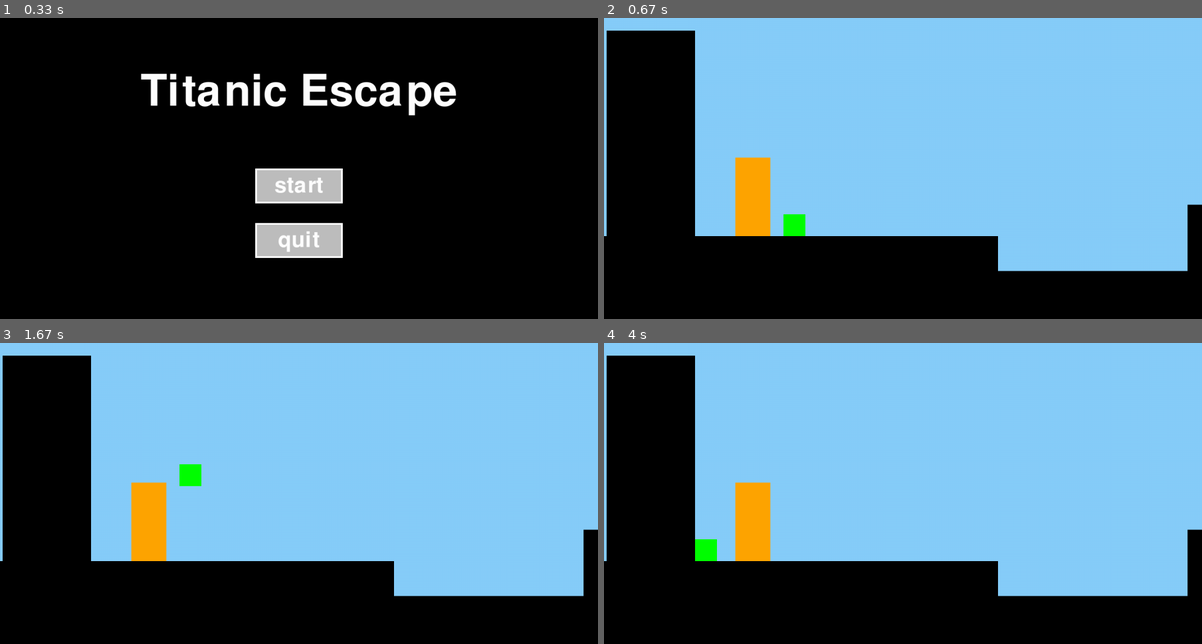
Above: before the commit, frames 1-4 (two rows, left to right).
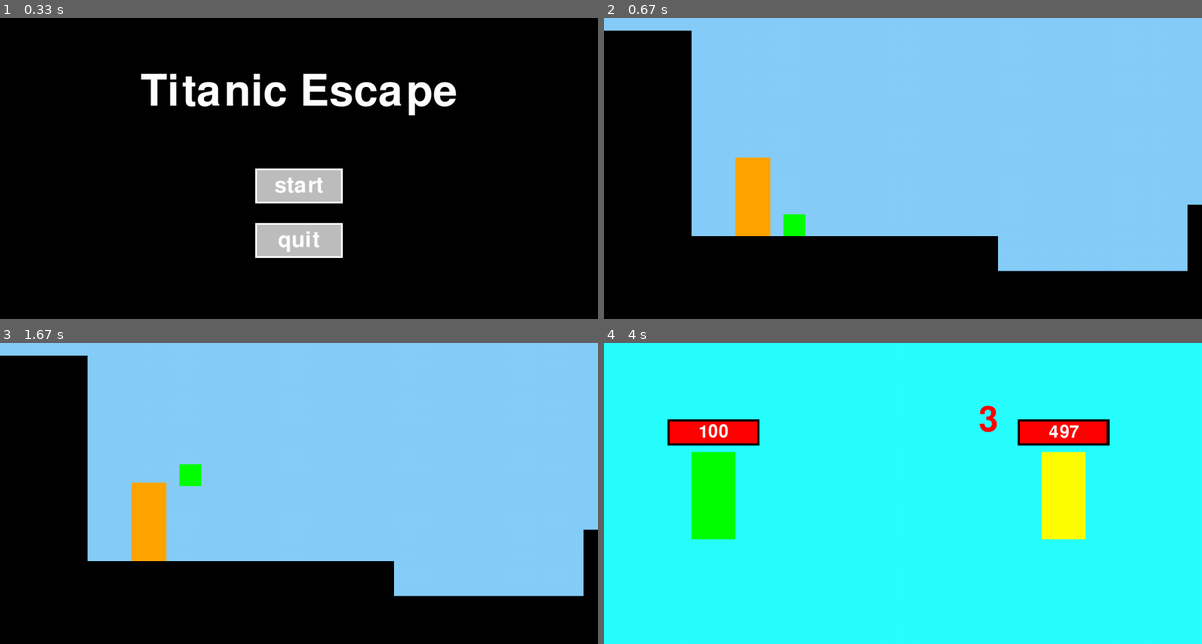
Above: after the commit, the same moments.

Repository: cast-hen/titanic_escape
Game: pygame game, started from main.py
Two runs of this game, one before a commit and one after it. Both use one fixed random seed, a clock stepped at 60 frames per second and the inputs below.
Inputs (mouse positions are in pixels of both pictures, inside the frame that each line leads up to):
- Up to frame 1 (0.33 s): no input
- Up to frame 2 (0.67 s): click "start" at 0.38 s
- Up to frame 3 (1.67 s): tap Enter at 0.67 s; hold W from 1.5 s (still down); move the mouse to (388, 388) at 1.53 s
- Up to frame 4 (4 s): release W at 1.97 s; hold A 2.5-3.03 s; click (753, 553) at 3.12 s, where only the run after the commit has a clickable "Attack"; click (759, 433) at 3.45 s; click (873, 571) at 3.78 s

Frame 1 is identical in both runs. In frame 2, 0.8% of the frame differs, in the area x 0-16%, y 4-73%; in frame 3, 0.8%; in frame 4, 100%, in the area x 0-100%, y 0-100%.

Commit message:
bugs fix en meer schermen

Diff:
--- a/common.py
+++ b/common.py
@@ -153,3 +153,14 @@
     index = waitForInput([buttonMenu])
     possibleStates = ["Menu"]
     return possibleStates[index]
+
+
+def Afstand(pos1, pos2):
+    x_afstand = pos2[0] - pos1[0]
+    y_afstand = pos2[1] - pos1[1]
+    if x_afstand < 0:
+        x_afstand *= -1
+    if y_afstand < 0:
+        y_afstand *= -1
+
+    return (x_afstand ** 2 + y_afstand ** 2) **0.5
--- a/parkour_functies.py
+++ b/parkour_functies.py
@@ -27,7 +27,7 @@
 
     def update_pos(self, platforms, CameraPosx, scene):
 
-        Collider = ""
+        Collider = []
         self.xpos += self.xspeed
         self.Rect.topleft = (self.xpos - CameraPosx, self.ypos)
 
@@ -40,7 +40,7 @@
                         self.xpos = platform.xpos + platform.width
                     self.xspeed = 0
                     self.Rect.topleft = (self.xpos - CameraPosx, self.ypos)
-                    Collider = platform.Type
+                    Collider.append(platform.Type)
 
         self.yspeed += self.mass * gravity
 
@@ -60,7 +60,7 @@
                         self.ypos = platform.ypos + platform.height
                         self.yspeed = 0
                     self.Rect.topleft = (self.xpos - CameraPosx, self.ypos)
-                    Collider = platform.Type
+                    Collider.append(platform.Type)
 
 
 
@@ -73,7 +73,7 @@
             Collider = platform.Type
         if self.xpos + self.width > WIDTH:
             self.xpos = WIDTH - self.width
-            Collider = platform.Type
+            Collider.append(platform.Type)
         self.Rect.topleft = (self.xpos - CameraPosx, self.ypos)
         return Collider
 
@@ -128,29 +128,48 @@
     CameraPosx = 0
     RespawnPos = (-900, 450)
     pos1 = (0, 0)
+    CollisionGlitch = True
 
     playerObject = Objects(-90 , 450, 50, 50, 'green', 2, 0, 0, 1, "Player")
     cube1 = Objects(-500, 500, 900, 1500, 'black', 1, 0, 0, 1, "Collider")
     cube2 = Objects(400, 580, 570, 950, 'black', 1, 0, 0, 1, "Collider")
-    cube3 = Objects(833, 428, 527, 2430, 'black', 1, 0, 0, 1, "Collider")
+    cube3 = Objects(833, 428, 600, 2430, 'black', 1, 0, 0, 1, "Collider")
     cube10 = Objects(-200, 320, 80, 180, 'orange', 1, 0, 0, 1, enemy("BOB", (255, 255, 0), 500, ["punch"], 0))
 
-    cube5 = Objects(461, 581, 412, 92, 'black', 1, 0, 0, 2, "Collider")
-    cube7 = Objects(-700, 428, 887, 245, 'black', 1, 0, 0, 2, "Collider")
-    cube8 = Objects(1109, 481, 250, 193, 'black', 1, 0, 0, 2, "Collider")
+    cube5 = Objects(461, 581, 412, 500, 'black', 1, 0, 0, 2, "Collider")
+    cube7 = Objects(-700, 428, 887, 500, 'black', 1, 0, 0, 2, "Collider")
+    cube8 = Objects(1109, 481, 350, 500, 'black', 1, 0, 0, 2, "Collider")
     cube6 = Objects(700, 300, 131, 58, 'black', 1, 0, 0, 2, "Collider")
     cube4 = Objects(344, 100, 213, 15, 'black', 1, 0, 0, 2, "Collider")
 
-    cube9 = Objects(564, 116, 3500, 612, 'black', 1, 0, 0, 4, "Collider")
-    cube11 = Objects(-500, 530, 576, 200, 'black', 1, 0, 0, 4, "Collider")
-    cube12 = Objects(365, 420, 313, 294, 'black', 1, 0, 0, 4, "Collider")
+    cube9 = Objects(564, 116, 3500, 2000, 'black', 1, 0, 0, 4, "Collider")
+    cube11 = Objects(-500, 530, 576, 500, 'black', 1, 0, 0, 4, "Collider")
+    cube12 = Objects(365, 420, 313, 500, 'black', 1, 0, 0, 4, "Collider")
     cube13 = Objects(365, 430, 313, 54, 'black', 1, 0, 0, 4, "Collider")
     cube14 = Objects(22, 200, 150, 54, 'black', 1, 0, 0, 4, "Collider")
     cube15 = Objects(-417, 93, 150, 20, 'black', 1, 0, 0, 4, "Collider")
 
-    cube16 = Objects(-494, 29, 202, 571, 'black', 1, 0, 0, 1, "Collider")
+    cube16 = Objects(-550, 29, 250, 571, 'black', 1, 0, 0, 1, "Collider")
+
+    cube17  = Objects(-500, 130, 218, 1000, 'black', 1, 0, 0, 5, "Collider")
+    cube18 =  Objects(-326, 400, 284, 500, 'black', 1, 0, 0, 5, "Collider")
+    cube19 =  Objects(69, 200, 1000, 30, 'black', 1, 0, 0, 5, "Collider")
+    cube20 =  Objects(430, 467, 70, 500, 'black', 1, 0, 0, 5, "Collider")
+    cube21 =  Objects(70, 630, 70, 500, 'black', 1, 0, 0, 5, "Collider")
+    cube22 = Objects(850, 620, 110, 500, 'black', 1, 0, 0, 5, "Collider")
+    cube23 = Objects(1223, 400, 200, 500, 'black', 1, 0, 0, 5, "Collider")
+
+    cube24 = Objects(-500, 410, 200, 700, 'black', 1, 0, 0, 6, "Collider")
+    cube25 = Objects(-27, 544, 150, 300, 'black', 1, 0, 0, 6, "Collider")
+    cube26 = Objects(425, 431, 150, 400, 'black', 1, 0, 0, 6, "Collider")
+    cube27 = Objects(828, 500, 150, 400, 'black', 1, 0, 0, 6, "Collider")
+    cube28 = Objects(1200, 380, 200, 500, 'black', 1, 0, 0, 6, "Collider")
+
     # voeg hier nieuwe platformen to zodat ze collision krijgen.
-    platforms = [cube1, cube2, cube3, cube4, cube5, cube6, cube7, cube8, cube9, cube11, cube12, cube13, cube14, cube15, cube16]
+    platforms = [cube1, cube2, cube3, cube4, cube5, cube6, cube7, cube8, cube9, cube10, cube11, cube12, cube13, cube14, cube15, cube16, cube17, cube18, cube19, cube20, cube21, cube22, cube23, cube24, cube25, cube26, cube27, cube28]
+
+    PlayerPos2 = (playerObject.xpos, playerObject.ypos)
+    PlayerPos1 = PlayerPos2
 
     # random ahhh movement fix, couldn't bother om een betere oplossig te vinden.
     keys = {"left": False, "right": False, "up": False}
@@ -163,7 +182,22 @@
         mouse = pygame.mouse.get_pos()
         clock.tick(fps)
         screen.fill((135, 206, 250))
-        Collider = playerObject.update_pos(platforms, CameraPosx, scene)
+        Colliders = playerObject.update_pos(platforms, CameraPosx, scene)
+
+        if CollisionGlitch:
+
+            if Afstand(PlayerPos1, PlayerPos2) < 50 or Afstand(PlayerPos1, PlayerPos2) > 500 :
+                PlayerPos1 = PlayerPos2
+            else:
+                (playerObject.xpos, playerObject.ypos) = PlayerPos1
+
+
+            PlayerPos2 = (playerObject.xpos, playerObject.ypos)
+        else:
+            PlayerPos2 = (playerObject.xpos, playerObject.ypos)
+            PlayerPos1 = PlayerPos2
+            CollisionGlitch = True
+
 
 #spawnt alle dingen
         if scene == 1:
@@ -197,6 +231,27 @@
             cube14.draw(screen, CameraPosx)
             cube15.draw(screen, CameraPosx)
         if scene == 5:
+            RespawnPos = (-200, 335)
+            playerObject.draw(screen, CameraPosx)
+            cube17.draw(screen, CameraPosx)
+            cube18.draw(screen, CameraPosx)
+            cube19.draw(screen, CameraPosx)
+            cube20.draw(screen, CameraPosx)
+            cube21.draw(screen, CameraPosx)
+            cube22.draw(screen, CameraPosx)
+            cube23.draw(screen, CameraPosx)
+        if scene == 6:
+            RespawnPos = (-200, 335)
+            playerObject.draw(screen, CameraPosx)
+            cube24.draw(screen, CameraPosx)
+            cube25.draw(screen, CameraPosx)
+            cube26.draw(screen, CameraPosx)
+            cube27.draw(screen, CameraPosx)
+            cube28.draw(screen, CameraPosx)
+
+
+
+        if scene == 7:
             eind()
             return "Menu"
 
@@ -206,15 +261,16 @@
 
         playerObject.xspeed = speed * (keys["right"] - keys["left"])
 # maakt de speler dood
-        if playerObject.ypos >= 630 or Collider == "Death" or type(Collider) == MoveObject:
-            playerObject.xpos, playerObject.ypos, player.lives, state = game_over(player.lives)
-            (playerObject.xpos, playerObject.ypos) = RespawnPos
-            if state is not None:
-                return state
+        for Collider in Colliders:
+            if playerObject.ypos >= 630 or Collider == "Death" or type(Collider) == MoveObject:
+                playerObject.xpos, playerObject.ypos, player.lives, state = game_over(player.lives)
+                (playerObject.xpos, playerObject.ypos) = RespawnPos
+                if state is not None:
+                    return state
 
 #returns enemy waarmee je collide
-        if type(Collider) == enemy:
-            return Collider
+            if type(Collider) == enemy:
+                return Collider
 
 
 
@@ -234,11 +290,13 @@
             playerObject.xpos = R_border + 700
             CameraPosx = R_border - 500
             scene -= 1
+            CollisionGlitch = False
 #rechter scene transition
         elif playerObject.xpos > R_border + 800:
             playerObject.xpos = L_border - 450
             CameraPosx = L_border - 500
             scene += 1
+            CollisionGlitch = False
 
         # event handler
         for event in pygame.event.get():
